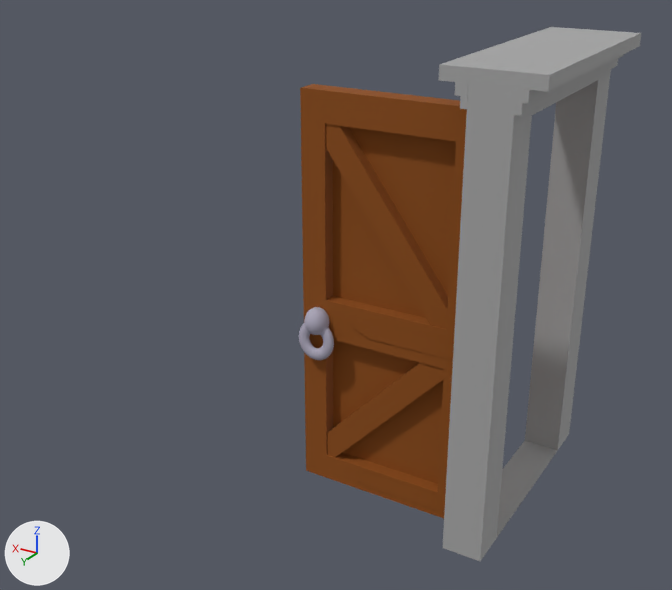
The FBX model Design Challenge 1 Folder/Design Challenge 1/Assets/Models/Door.FBX, before and after one commit.
Both versions are drawn from a 50 mm camera at (-0.86, 2.6, 1.84) aimed at (0.53, 0.28, 0.68). Arrows for +X, +Y and +Z are at lower left; the lights stay in place. Both versions are drawn at frame 41 of the action 'Take 001'; the numbers are the values there.

Names of what the first picture shows: 'Door', 'Door Frame', 'Object001'.
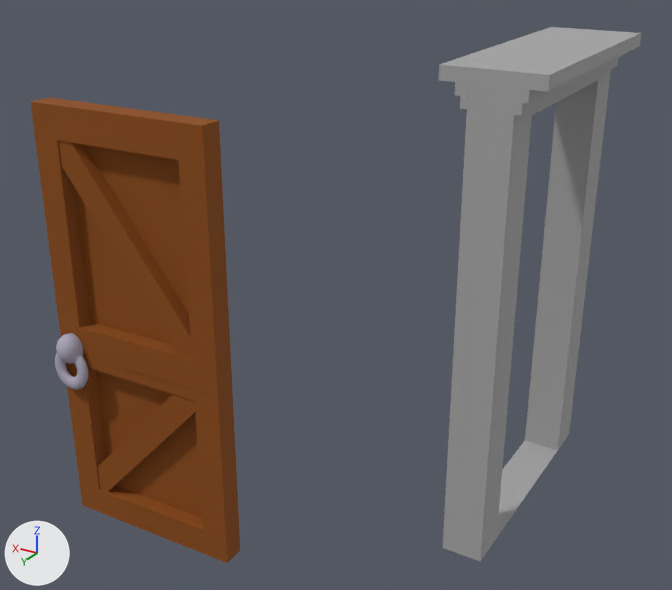
Diff of the bpy script that builds the scene:
```diff
--- a/Design Challenge 1 Folder/Design Challenge 1/Assets/Models/Door.FBX.py
+++ b/Design Challenge 1 Folder/Design Challenge 1/Assets/Models/Door.FBX.py
@@ ob_door @@
 ob_door = bpy.data.objects.new('Door', me_mesh_001)
-ob_door.location = (0.059, 0.304, 0.009)
-ob_door.rotation_euler = (0.0, 0.0, 1.57)  # degrees (0, 0, 90)
+ob_door.location = (0.581, 0.85, 0.008)
+ob_door.rotation_euler = (0.0, 0.0, 1.593)  # degrees (0, 0, 91)
 ob_door.scale = (0.0254, 0.0254, 0.0254)
@@ ob_object001 @@
-ob_object001 = bpy.data.objects.new('Object001', me_mesh_004)
-ob_object001.location = (0.581, 0.32, 0.553)
-ob_object001.rotation_euler = (0.0, 0.0, 1.593)  # degrees (0, 0, 91)
-ob_object001.scale = (0.0254, 0.0254, 0.0254)
```

Changed parts and their boxes (x1, y1, x2, y2) in the pictures (672 x 590 px):
'Door', moved, turned
    before: (300, 84, 467, 518)
    after: (31, 97, 240, 563)
'Object001', deleted
    before: (299, 307, 334, 360)
